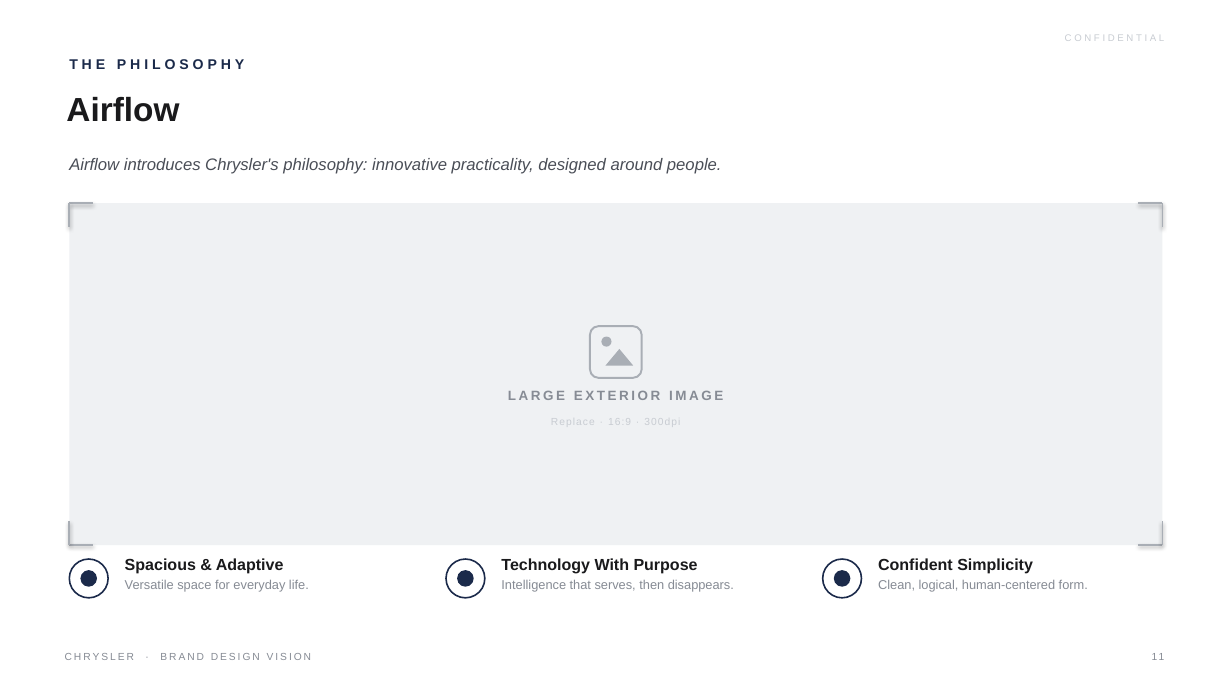
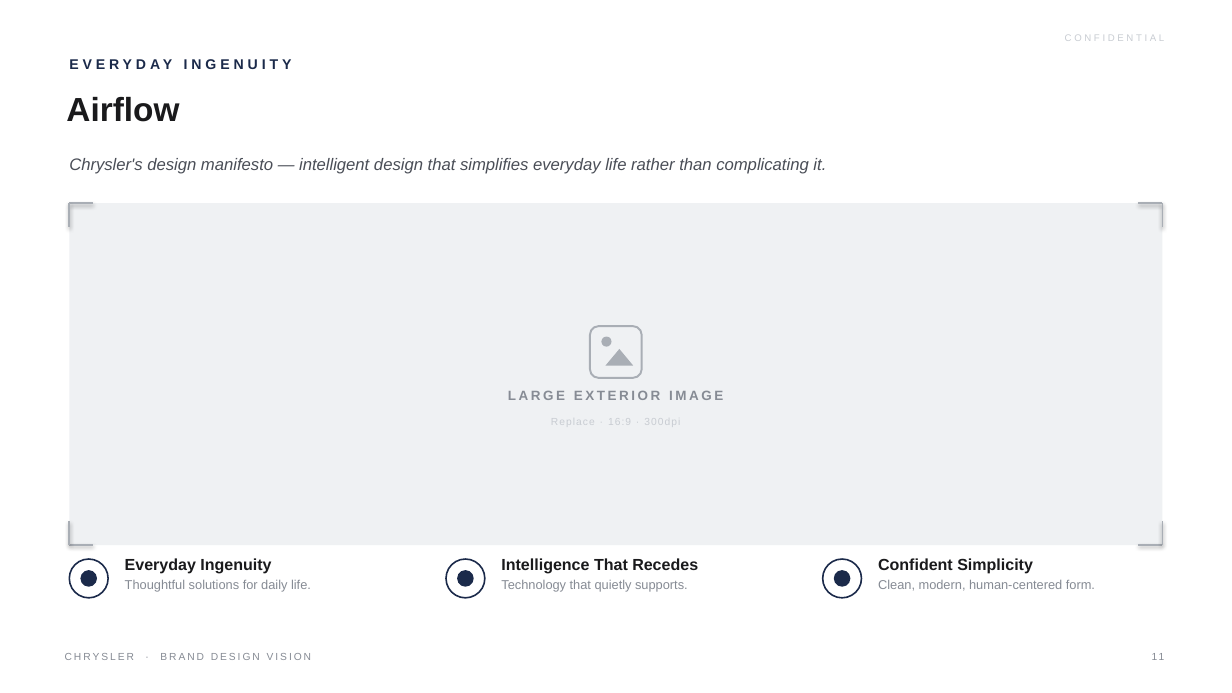
Before and after one commit to LG-Succe55/CLAUDE, a slide deck: slide 11 of Chrysler_Brand_Design_Vision.pptx. Drawn at 1232x693 pixels with LibreOffice and Linux fonts; fonts in the diff are those of the drawing. Boxes give left, top, right and bottom in pixels: in the first picture for what was removed or moved away, otherwise in the second. Text is boxed around its words. In the diff, an @@ line names an element or a change of style, - is before the commit and + after.

```diff
--- a/Chrysler_Brand_Design_Vision.pptx
+++ b/Chrysler_Brand_Design_Vision.pptx
@@ text at [69, 59, 244, 69]: text changed @@
-THE PHILOSOPHY
+EVERYDAY INGENUITY
@@ text at [69, 158, 826, 174]: text changed @@
-Airflow introduces Chrysler's philosophy: innovative practicality, designed around people.
+Chrysler's design manifesto — intelligent design that simplifies everyday life rather than complicating it.
@@ text at [125, 558, 311, 592]: text changed @@
-Spacious & Adaptive
-Versatile space for everyday life.
+Everyday Ingenuity
+Thoughtful solutions for daily life.
@@ text at [501, 558, 698, 592]: text changed @@
-Technology With Purpose
-Intelligence that serves, then disappears.
+Intelligence That Recedes
+Technology that quietly supports.
@@ text at [878, 580, 1095, 591]: text changed @@
-Clean, logical, human-centered form.
+Clean, modern, human-centered form.
```
Also in this commit, not shown: 16 other slides changed, 1 other file.
